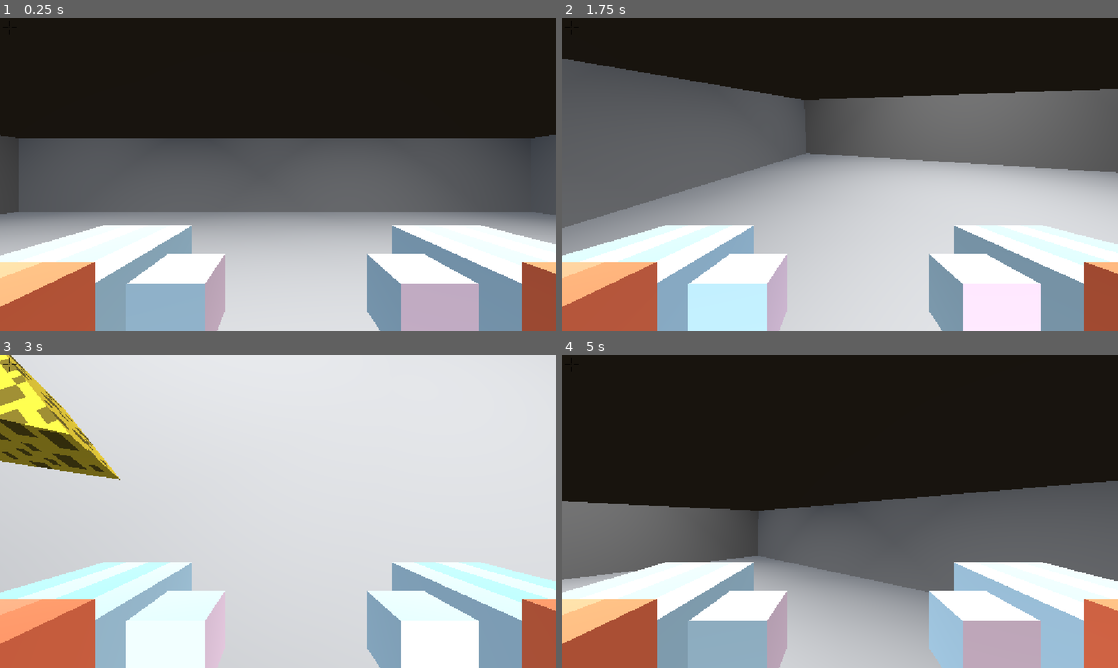
Above: before the commit, frames 1-4 (two rows, left to right).
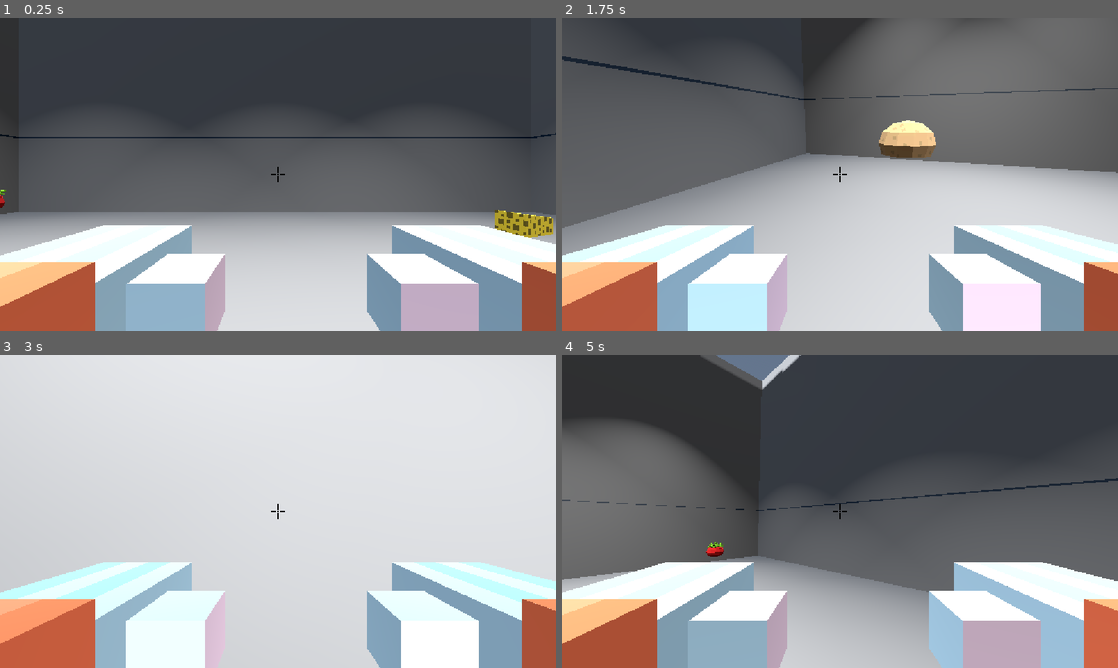
Above: after the commit, the same moments.

Repository: msoloho/Bouncy-Cooking
Game: Godot game, scene res://main.tscn
The game is run twice, just before and just after one commit, with the same random seed, the same clock (stepped at 60 frames per second) and the same inputs.
Inputs (mouse positions are in pixels of both pictures, inside the frame that each line leads up to):
- Up to frame 1 (0.25 s): no input
- Up to frame 2 (1.75 s): tap Enter (ui_accept) at 0.5, 0.77, 1.52 s; move the mouse to (962, 158) at 0.52 s; hold D (right) 0.53-1.28 s; move the mouse to (728, 190) at 1.27 s; hold S (backwards) from 1.28 s (still down)
- Up to frame 3 (3 s): move the mouse to (333, 442) at 2.02 s; release S (backwards) at 2.03 s; hold D (right) 2.03-2.78 s; move the mouse to (250, 574) at 2.77 s; hold W (forwards) from 2.78 s (still down)
- Up to frame 4 (5 s): tap Enter (ui_accept) at 3.02, 3.77, 4.52 s; move the mouse to (1006, 558) at 3.52 s; release W (forwards) at 3.53 s; hold A (left) 3.53-4.28 s; tap Escape (pause) at 4.15 s; move the mouse to (795, 508) at 4.27 s; hold W (forwards) from 4.28 s (still down)

The runs differ from the first frame. In frame 1, 39% of the frame differs, in the area x 0-100%, y 0-71%; in frame 2, 23%; in frame 3, 4.3%; in frame 4, 46%, in the area x 0-100%, y 0-76%.

Commit message:
Update, pizza not working

Diff:
--- /dev/null
+++ b/bouncy-cooking/cheese.gd
@@ -0,0 +1,9 @@
+extends RigidBody3D
+
+func _on_body_entered(body: Node) -> void:
+	if body.is_in_group("target"):
+		visible = false
+		set_deferred("freeze", true)
+		$CollisionShape3D.set_deferred("disabled", true)
+		if body.has_method("register_hit"):
+			body.register_hit()
--- /dev/null
+++ b/bouncy-cooking/dough.gd
@@ -0,0 +1,9 @@
+extends RigidBody3D
+
+func _on_body_entered(body: Node) -> void:
+	if body.is_in_group("target"):
+		visible = false
+		set_deferred("freeze", true)
+		$CollisionShape3D.set_deferred("disabled", true)
+		if body.has_method("register_hit"):
+			body.register_hit()
--- a/bouncy-cooking/main.tscn
+++ b/bouncy-cooking/main.tscn
@@ -4,10 +4,19 @@
 [ext_resource type="PackedScene" uid="uid://d0y1t8lo223o6" path="res://assets/3D models/Chef-hands.gltf" id="2_0xm2m"]
 [ext_resource type="Script" uid="uid://cakpts84eeq5l" path="res://tomato.gd" id="3_1bvp3"]
 [ext_resource type="PackedScene" uid="uid://c2r68lo3gh80s" path="res://assets/3D models/tomato.gltf" id="3_h2yge"]
+[ext_resource type="Script" uid="uid://b7lr1fr7ekh7v" path="res://dough.gd" id="5_dg77c"]
 [ext_resource type="PackedScene" uid="uid://64dt43lslk83" path="res://assets/3D models/dough.gltf" id="5_lquwl"]
 [ext_resource type="PackedScene" uid="uid://dcq0b4u715gsw" path="res://assets/3D models/cheese.gltf" id="6_7mycd"]
 [ext_resource type="PackedScene" uid="uid://di1fhof2lng3s" path="res://assets/3D models/Stovetop.gltf" id="7_272bh"]
+[ext_resource type="Script" uid="uid://ct8uot8u3okmf" path="res://cheese.gd" id="7_ycdy4"]
+[ext_resource type="Script" uid="uid://iq8y7w7xalhe" path="res://stovetop.gd" id="8_4c57u"]
 [ext_resource type="Texture2D" uid="uid://yrchverjef7r" path="res://assets/textures/crosshair.png" id="8_5vw27"]
+[ext_resource type="PackedScene" uid="uid://cgc8paiyh01el" path="res://assets/textures/roomba.gltf" id="9_kek77"]
+[ext_resource type="Script" uid="uid://d4e1ticxb16vq" path="res://roomba.gd" id="9_yaehf"]
+[ext_resource type="Script" uid="uid://orqa2ik7d6bh" path="res://pizza.gd" id="10_2cqfq"]
+[ext_resource type="PackedScene" uid="uid://duf7l2xiflbav" path="res://assets/3D models/pizza.gltf" id="10_w48qg"]
+[ext_resource type="Script" path="res://assets/3D models/pizza.gd" id="11_vivmo"]
+[ext_resource type="PackedScene" uid="uid://c3ykog66lgt01" path="res://assets/3D models/ActiveStovetop.gltf" id="11_ycdy4"]
 
 [sub_resource type="ProceduralSkyMaterial" id="ProceduralSkyMaterial_ig7tw"]
 sky_horizon_color = Color(0.66224277, 0.6717428, 0.6867428, 1)
@@ -30,6 +39,13 @@
 [sub_resource type="BoxShape3D" id="BoxShape3D_7dm0k"]
 size = Vector3(36.77002, 0.5, 29.647705)
 
+[sub_resource type="StandardMaterial3D" id="StandardMaterial3D_4c57u"]
+transparency = 2
+alpha_scissor_threshold = 0.5
+alpha_antialiasing_mode = 0
+blend_mode = 2
+depth_test = 1
+
 [sub_resource type="CapsuleShape3D" id="CapsuleShape3D_lxt76"]
 height = 3.3115234
 
@@ -58,13 +74,17 @@
 [sub_resource type="SphereShape3D" id="SphereShape3D_3ifht"]
 radius = 0.32529467
 
+[sub_resource type="CylinderShape3D" id="CylinderShape3D_cp0eq"]
+height = 0.13452148
+radius = 0.46191406
+
 [sub_resource type="BoxShape3D" id="BoxShape3D_8b0g1"]
 size = Vector3(0.9972534, 1.265564, 0.92668915)
 
 [node name="Main" type="Node3D" unique_id=1000941574]
 
 [node name="DirectionalLight3D" type="DirectionalLight3D" parent="." unique_id=1570866742]
-transform = Transform3D(-0.8660254, -0.43301278, 0.25, 0, 0.49999997, 0.86602545, -0.50000006, 0.75, -0.43301266, 0, 0, 0)
+transform = Transform3D(0.99590564, -0.06019835, 0.06743834, 0.057935946, 0.997706, 0.03501771, -0.069391616, -0.030967224, 0.9971087, 0, 2.3580022, 0)
 shadow_enabled = true
 
 [node name="WorldEnvironment" type="WorldEnvironment" parent="." unique_id=684402048]
@@ -86,8 +106,9 @@
 transform = Transform3D(1, 0, 0, 0, 1, 0, 0, 0, 1, 0, -0.25, 0)
 
 [node name="MeshInstance3D2" type="MeshInstance3D" parent="Ceiling" unique_id=2138474988]
-transform = Transform3D(1, 0, 0, 0, 1, 0, 0, 0, 1, -0.1958859, 5.7799153, -0.14889812)
+transform = Transform3D(1, 0, 0, 0, 1, 0, 0, 0, 1, -0.21455812, 5.856447, -0.18904042)
 mesh = SubResource("BoxMesh_qu58w")
+surface_material_override/0 = SubResource("StandardMaterial3D_4c57u")
 
 [node name="CollisionShape3D" type="CollisionShape3D" parent="Ceiling" unique_id=14732448]
 transform = Transform3D(1, 0, 0, 0, 1, 0, 0, 0, 1, 0.08325195, 0.25, -0.111450195)
@@ -199,12 +220,15 @@
 shape = SubResource("BoxShape3D_i1ea1")
 
 [node name="Tomato" type="RigidBody3D" parent="." unique_id=1141108055]
-transform = Transform3D(1, 0, 0, 0, 1, 0, 0, 0, 1, 2.7810545, 1.6213737, 0)
-mass = 0.001
-physics_material_override = SubResource("PhysicsMaterial_1bvp3")
+transform = Transform3D(1, 0, 0, 0, 1, 0, 0, 0, 1, -11.116027, 1.6213737, -7.677516)
+mass = 0.001
+physics_material_override = SubResource("PhysicsMaterial_1bvp3")
+contact_monitor = true
+max_contacts_reported = 2
 linear_damp_mode = 1
 angular_damp_mode = 1
 script = ExtResource("3_1bvp3")
+metadata/draggable = true
 
 [node name="CollisionShape3D" type="CollisionShape3D" parent="Tomato" unique_id=1013695417]
 transform = Transform3D(1, 0, 0, 0, 0.7, 0, 0, 0, 1, -0.020720005, 0.28872085, 0)
@@ -214,12 +238,15 @@
 transform = Transform3D(1, 0, 0, 0, 1, 0, 0, 0, 1, 0, -0.28976607, 0)
 
 [node name="Dough" type="RigidBody3D" parent="." unique_id=330304791]
-transform = Transform3D(1, 0, 0, 0, 1, 0, 0, 0, 1, 2.7810545, 1.6213737, 3.5679698)
-mass = 0.001
-physics_material_override = SubResource("PhysicsMaterial_1bvp3")
-linear_damp_mode = 1
-angular_damp_mode = 1
-script = ExtResource("3_1bvp3")
+transform = Transform3D(1, 0, 0, 0, 1, 0, 0, 0, 1, -3.7778397, 3.1570678, 3.5679698)
+mass = 0.001
+physics_material_override = SubResource("PhysicsMaterial_1bvp3")
+contact_monitor = true
+max_contacts_reported = 2
+linear_damp_mode = 1
+angular_damp_mode = 1
+script = ExtResource("5_dg77c")
+metadata/draggable = true
 
 [node name="CollisionShape3D" type="CollisionShape3D" parent="Dough" unique_id=1763703518]
 transform = Transform3D(1, 0, 0, 0, 0.7, 0, 0, 0, 1, 0.01157403, 0.21712208, 0.06422377)
@@ -227,49 +254,94 @@
 
 [node name="dough" parent="Dough" unique_id=1350027880 instance=ExtResource("5_lquwl")]
 
-[node name="cheese" type="RigidBody3D" parent="." unique_id=770695485]
-transform = Transform3D(1, 0, 0, 0, 1, 0, 0, 0, 1, 2.7810545, 1.6213737, 5.484545)
-mass = 0.001
-physics_material_override = SubResource("PhysicsMaterial_1bvp3")
-linear_damp_mode = 1
-angular_damp_mode = 1
-script = ExtResource("3_1bvp3")
-
-[node name="cheese" parent="cheese" unique_id=755400895 instance=ExtResource("6_7mycd")]
+[node name="Cheese" type="RigidBody3D" parent="." unique_id=770695485]
+transform = Transform3D(1, 0, 0, 0, 1, 0, 0, 0, 1, 5.8194447, 1.6213737, -4.698153)
+mass = 0.001
+physics_material_override = SubResource("PhysicsMaterial_1bvp3")
+contact_monitor = true
+max_contacts_reported = 2
+linear_damp_mode = 1
+angular_damp_mode = 1
+script = ExtResource("7_ycdy4")
+metadata/draggable = true
+
+[node name="cheese" parent="Cheese" unique_id=755400895 instance=ExtResource("6_7mycd")]
 transform = Transform3D(1, 0, 0, 0, 1, 0, 0, 0, 1, 0, 0, 0.016785145)
 
-[node name="CollisionShape3D" type="CollisionShape3D" parent="cheese" unique_id=1197485841]
+[node name="CollisionShape3D" type="CollisionShape3D" parent="Cheese" unique_id=1197485841]
 transform = Transform3D(1, 0, 0, 0, 1, 0, 0, 0, 1, -0.0054905415, 0.13669181, -0.13628197)
 shape = SubResource("SphereShape3D_3ifht")
 
-[node name="Stovetop" type="StaticBody3D" parent="." unique_id=350102538]
-transform = Transform3D(-1, 0, 8.742278e-08, 0, 1, 0, -8.742278e-08, 0, -1, 0.006603241, 0.058793426, 12.010496)
-
-[node name="stovetop" parent="Stovetop" unique_id=526140628 instance=ExtResource("7_272bh")]
-transform = Transform3D(-0.36399993, 0, -2.9247852e-08, 0, 0.38880002, 0, 3.1821887e-08, 0, -0.33455646, 0.01843082, 0.025417686, -0.5088606)
+[node name="Roomba" type="RigidBody3D" parent="." unique_id=353318549 groups=["pizza"]]
+transform = Transform3D(0.86016405, 0, -0.51001745, 0, 1, 0, 0.51001745, 0, 0.86016405, 2.1495943, 3.2427473, 17.684319)
+mass = 0.001
+physics_material_override = SubResource("PhysicsMaterial_1bvp3")
+contact_monitor = true
+max_contacts_reported = 2
+linear_damp_mode = 1
+angular_damp_mode = 1
+script = ExtResource("9_yaehf")
+metadata/draggable = true
+
+[node name="Roomba" parent="Roomba" unique_id=1690527650 instance=ExtResource("9_kek77")]
+transform = Transform3D(1, 0, 0, 0, 1, 0, 0, 0, 1, -0.14106941, -0.7584064, -8.549857)
+
+[node name="CollisionShape3D" type="CollisionShape3D" parent="Roomba" unique_id=1381531060]
+transform = Transform3D(1, 0, 0, 0, 1, 0, 0, 0, 1, -0.14106941, -0.70107937, -8.549857)
+shape = SubResource("CylinderShape3D_cp0eq")
+
+[node name="Pizza" type="RigidBody3D" parent="." unique_id=872222866]
+transform = Transform3D(1, 0, 0, 0, 1, 0, 0, 0, 1, 5.562109, 3.2427473, 9.229825)
+mass = 0.001
+physics_material_override = SubResource("PhysicsMaterial_1bvp3")
+contact_monitor = true
+max_contacts_reported = 8
+linear_damp_mode = 1
+angular_damp_mode = 1
+script = ExtResource("10_2cqfq")
+metadata/draggable = true
+
+[node name="CollisionShape3D" type="CollisionShape3D" parent="Pizza" unique_id=510616953]
+transform = Transform3D(1, 0, 0, 0, 1, 0, 0, 0, 1, -0.2986412, 0.565289, -7.266079)
+shape = SubResource("CylinderShape3D_cp0eq")
+
+[node name="Pizza" parent="Pizza" unique_id=64333968 instance=ExtResource("10_w48qg")]
+visible = false
+script = ExtResource("11_vivmo")
+
+[node name="Stovetop" type="StaticBody3D" parent="." unique_id=350102538 groups=["target"]]
+transform = Transform3D(1, 0, -1.7484555e-07, 0, 1, 0, 1.7484555e-07, 0, 1, 5.6228867, 0.058793426, 12.010496)
+script = ExtResource("8_4c57u")
+new_gltf_scene = ExtResource("11_ycdy4")
 
 [node name="CollisionShape3D" type="CollisionShape3D" parent="Stovetop" unique_id=1541813515]
-transform = Transform3D(2.1565359, 0, 0, 0, 1.9971879, 0, 0, 0, 1.9971879, -0.42616612, 0.9034401, -0.9247236)
+transform = Transform3D(2.1565359, 0, 0, 0, 1.9971879, 0, 0, 0, 1.9971879, -0.42616606, 0.9034401, -0.9247236)
 shape = SubResource("BoxShape3D_8b0g1")
 
-[node name="Doughmaker" type="StaticBody3D" parent="." unique_id=1907109504]
-transform = Transform3D(-1, 0, -8.742278e-08, 0, 1, 0, 8.742278e-08, 0, -1, 3.245058, -0.012025833, -0.008513212)
-
-[node name="doughmaker" parent="Doughmaker" unique_id=1750970336 instance=ExtResource("7_272bh")]
-transform = Transform3D(0.36391917, -5.8613413e-08, -0.0070461035, 5.4429236e-08, 0.38880014, -1.9966354e-08, 0.0076662153, 2.1974053e-08, 0.33448222, -0.5841434, 0.045446992, -13.415393)
-
-[node name="CollisionShape3D" type="CollisionShape3D" parent="Doughmaker" unique_id=254065465]
-transform = Transform3D(1.9971879, 0, 0, 0, 1.9971879, 0, 0, 0, 1.9971879, -0.14749312, 0.90959597, -12.963295)
-shape = SubResource("BoxShape3D_8b0g1")
+[node name="ModelHolder" type="Node3D" parent="Stovetop" unique_id=1243851459]
+
+[node name="stovetop" parent="Stovetop/ModelHolder" unique_id=526140628 instance=ExtResource("7_272bh")]
+transform = Transform3D(-0.36399993, 0, -2.9247852e-08, 0, 0.38880002, 0, 3.1821887e-08, 0, -0.33455646, 0.01843071, 0.025417686, -0.5088606)
 
 [node name="CanvasLayer" type="CanvasLayer" parent="." unique_id=896517842]
 
 [node name="CenterContainer" type="CenterContainer" parent="CanvasLayer" unique_id=1428317345]
-offset_right = 40.0
-offset_bottom = 40.0
+anchors_preset = 15
+anchor_right = 1.0
+anchor_bottom = 1.0
+grow_horizontal = 2
+grow_vertical = 2
 
 [node name="TextureRect" type="TextureRect" parent="CanvasLayer/CenterContainer" unique_id=1655248905]
 custom_minimum_size = Vector2(32, 32)
 layout_mode = 2
+offset_transform_enabled = true
 texture = ExtResource("8_5vw27")
 expand_mode = 1
+
+[connection signal="body_entered" from="Tomato" to="Tomato" method="_on_body_entered"]
+[connection signal="body_entered" from="Dough" to="Dough" method="_on_body_entered"]
+[connection signal="body_entered" from="Cheese" to="Player" method="_on_cheese_body_entered"]
+[connection signal="body_entered" from="Cheese" to="Cheese" method="_on_body_entered"]
+[connection signal="body_entered" from="Roomba" to="Roomba" method="_on_body_entered"]
+[connection signal="body_entered" from="Pizza" to="Pizza" method="_on_body_entered"]
--- /dev/null
+++ b/bouncy-cooking/pizza.gd
@@ -0,0 +1,24 @@
+extends RigidBody3D
+
+func _ready() -> void:
+	deactivate()
+
+func deactivate() -> void:
+	visible = false
+	freeze = true
+	$CollisionShape3D.disabled = true
+
+func activate() -> void:
+	visible = true
+	$Pizza.visible = true
+	set_deferred("freeze", false)
+	$CollisionShape3D.set_deferred("disabled", false)
+	if not is_in_group("target"):
+		add_to_group("target")
+
+func _on_body_entered(body: Node) -> void:
+	if body is CharacterBody3D:
+		visible = false
+		set_deferred("freeze", true)
+		$CollisionShape3D.set_deferred("disabled", true)
+		# Add any points, score, or collection logic here
--- a/bouncy-cooking/project.godot
+++ b/bouncy-cooking/project.godot
@@ -14,6 +14,10 @@
 run/main_scene="uid://cbiqe1p6lue44"
 config/features=PackedStringArray("4.7", "Forward Plus")
 config/icon="res://icon.svg"
+
+[autoload]
+
+Global="*uid://owavstx6sfoi"
 
 [display]
 
@@ -47,6 +51,22 @@
 "events": [Object(InputEventKey,"resource_local_to_scene":false,"resource_name":"","device":-1,"window_id":0,"alt_press …(195 unchanged characters)…
 ]
 }
+drag={
+"deadzone": 0.2,
+"events": []
+}
+zoom_out={
+"deadzone": 0.2,
+"events": []
+}
+throw={
+"deadzone": 0.2,
+"events": []
+}
+zoom_in={
+"deadzone": 0.2,
+"events": []
+}
 
 [physics]
 
--- /dev/null
+++ b/bouncy-cooking/roomba.gd
@@ -0,0 +1,16 @@
+extends RigidBody3D
+
+
+# Called when the node enters the scene tree for the first time.
+func _ready() -> void:
+	pass # Replace with function body.
+
+
+# Called every frame. 'delta' is the elapsed time since the previous frame.
+func _process(delta: float) -> void:
+	pass
+
+
+func _on_body_entered(body: Node) -> void:
+	if body.is_in_group("target") and body.is_in_group("pizza"):
+		get_tree().paused = true
--- /dev/null
+++ b/bouncy-cooking/stovetop.gd
@@ -0,0 +1,35 @@
+extends StaticBody3D
+
+@export var new_gltf_scene: PackedScene
+@export var hits: int = 3
+@onready var model_holder: Node3D = $ModelHolder
+@onready var pizza: Node = get_node_or_null("../Pizza")
+
+var hit_count: int = 0
+var has_swapped: bool = false
+
+func register_hit() -> void:
+		if has_swapped:
+			return
+		hit_count += 1
+		if hit_count >= hits:
+			swap_model()
+			if pizza:
+				pizza.activate()
+
+func swap_model() -> void:
+	if new_gltf_scene == null:
+		return
+
+	has_swapped = true
+
+	var old_transform := Transform3D.IDENTITY
+	if model_holder.get_child_count() > 0:
+		old_transform = model_holder.get_child(0).transform
+
+	for child in model_holder.get_children():
+		child.queue_free()
+
+	var new_model = new_gltf_scene.instantiate()
+	new_model.transform = old_transform
+	model_holder.add_child(new_model)
--- a/bouncy-cooking/tomato.gd
+++ b/bouncy-cooking/tomato.gd
@@ -1,8 +1,13 @@
 extends RigidBody3D
 
-# Called when the node enters the scene tree for the first time.
-func _ready() -> void:
-	pass
-# Called every frame. 'delta' is the elapsed time since the previous frame.
-func _process(delta: float) -> void:
-	pass
+func _on_body_entered(body: Node) -> void:
+	if body.is_in_group("target"):
+		visible = false
+		set_deferred("freeze", true)
+		$CollisionShape3D.set_deferred("disabled", true)
+		if body.has_method("register_hit"):
+			body.register_hit()
+
+
+func _on_body_exited(body: Node) -> void:
+	pass # Replace with function body.
Not shown, added: bouncy-cooking/assets/3D models/pizza.gltf
Not shown, added: bouncy-cooking/assets/3D models/pizza.gltf.import
Binary file added: bouncy-cooking/assets/3D models/pizza_0.png
Not shown, added: bouncy-cooking/assets/3D models/pizza_0.png.import
Binary file added: bouncy-cooking/assets/3D models/pizza_1.png
Not shown, added: bouncy-cooking/assets/3D models/pizza_1.png.import
Not shown, added: bouncy-cooking/assets/textures/flour.gltf.import
Binary file added: bouncy-cooking/assets/textures/flour_0.png
Not shown, added: bouncy-cooking/assets/textures/flour_0.png.import
Not shown, added: bouncy-cooking/assets/textures/roomba.gltf.import
Binary file added: bouncy-cooking/assets/textures/roomba_0.png
Not shown, added: bouncy-cooking/assets/textures/roomba_0.png.import
(and 8 more such lines)
